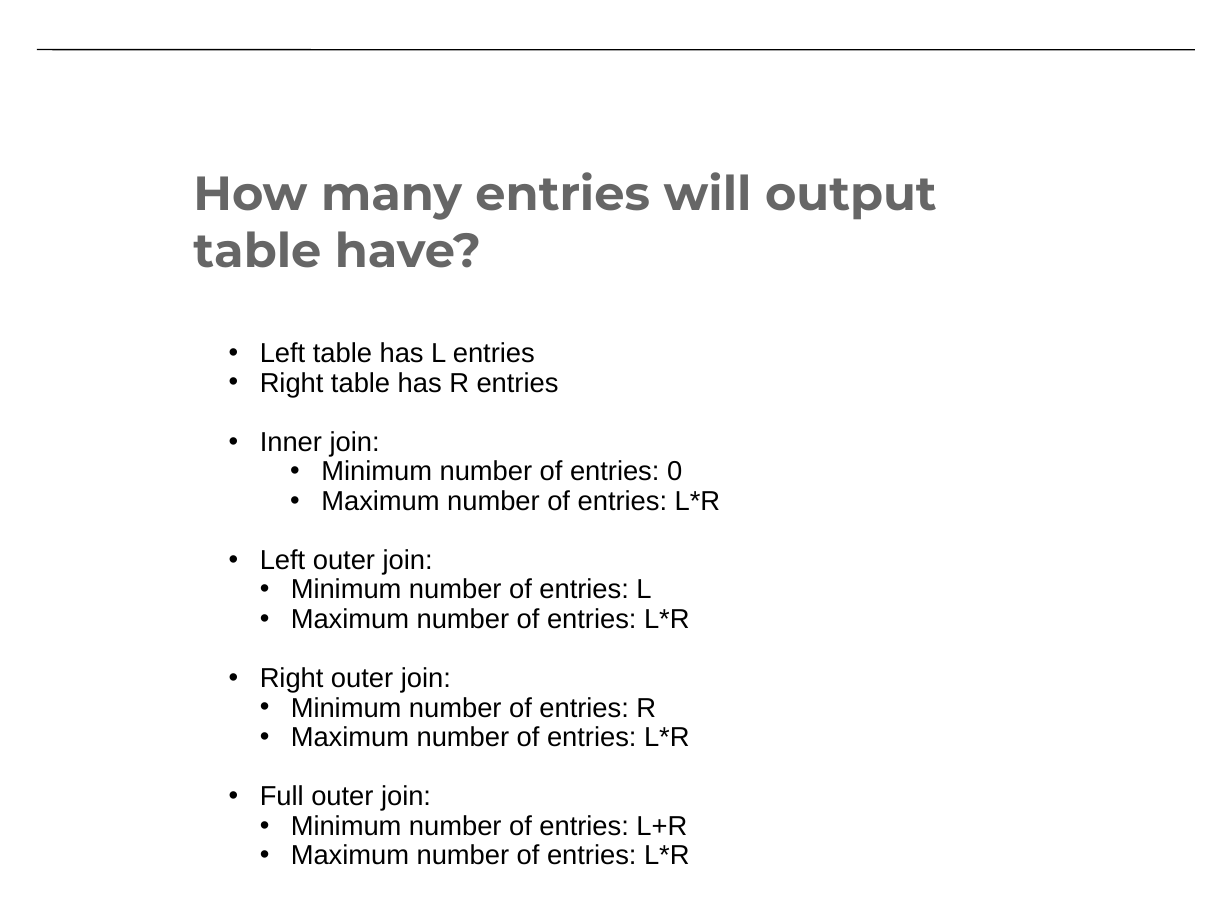
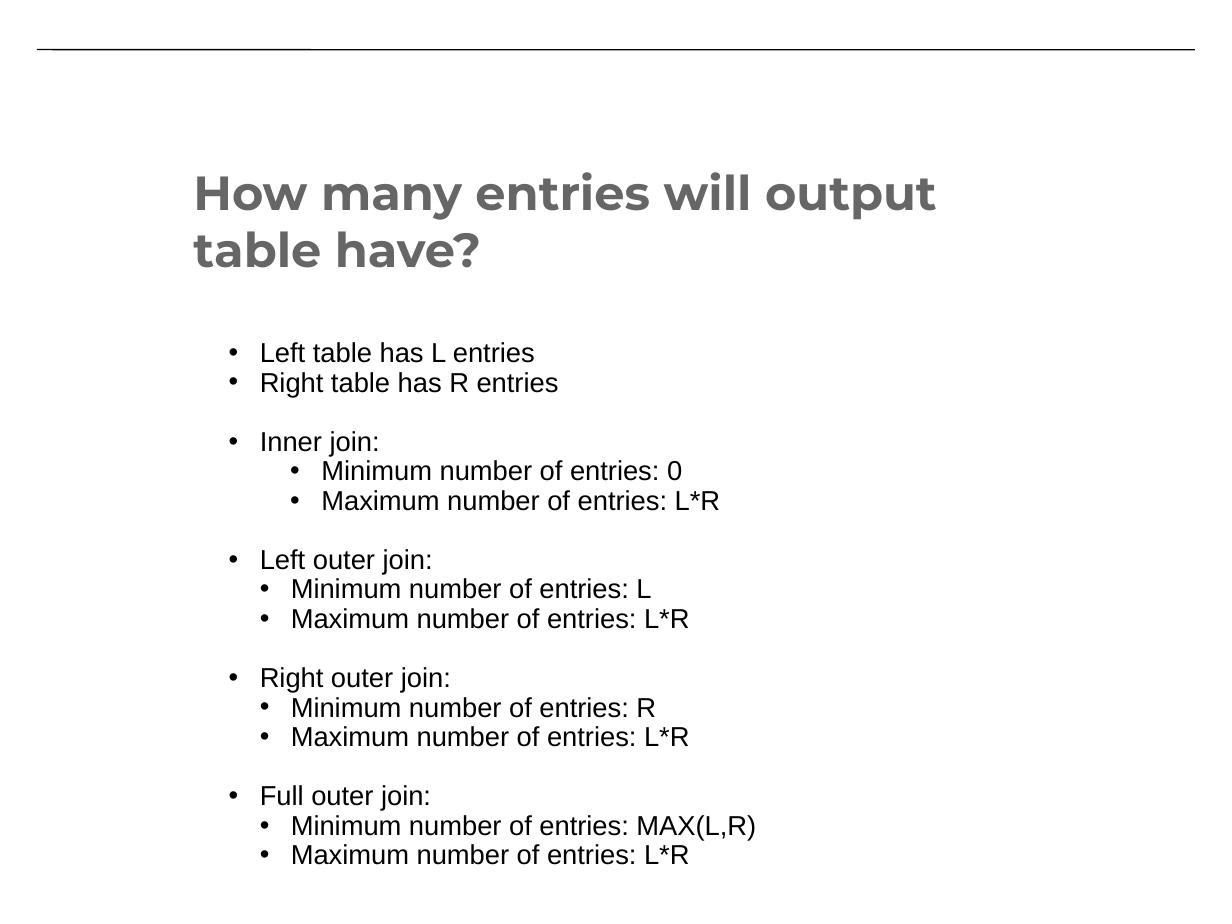
Before and after one commit to CS-W4121/cs-w4121.github.io, a slide deck: slide 39 of slides/Topic 2 - relational model part II.pptx. Drawn at 1232x924 pixels with LibreOffice and Linux fonts; fonts in the diff are those of the drawing. Boxes give left, top, right and bottom in pixels: in the first picture for what was removed or moved away, otherwise in the second. Text is boxed around its words. In the diff, an @@ line names an element or a change of style, - is before the commit and + after.

```diff
--- a/slides/Topic 2 - relational model part II.pptx
+++ b/slides/Topic 2 - relational model part II.pptx
@@ text at <box>291,815,756,840</box>: text changed @@
-  • Minimum number of entries: L+R
+  • Minimum number of entries: MAX(L,R)
```
Also in this commit, not shown: 2 other slides changed, 3 other files.
